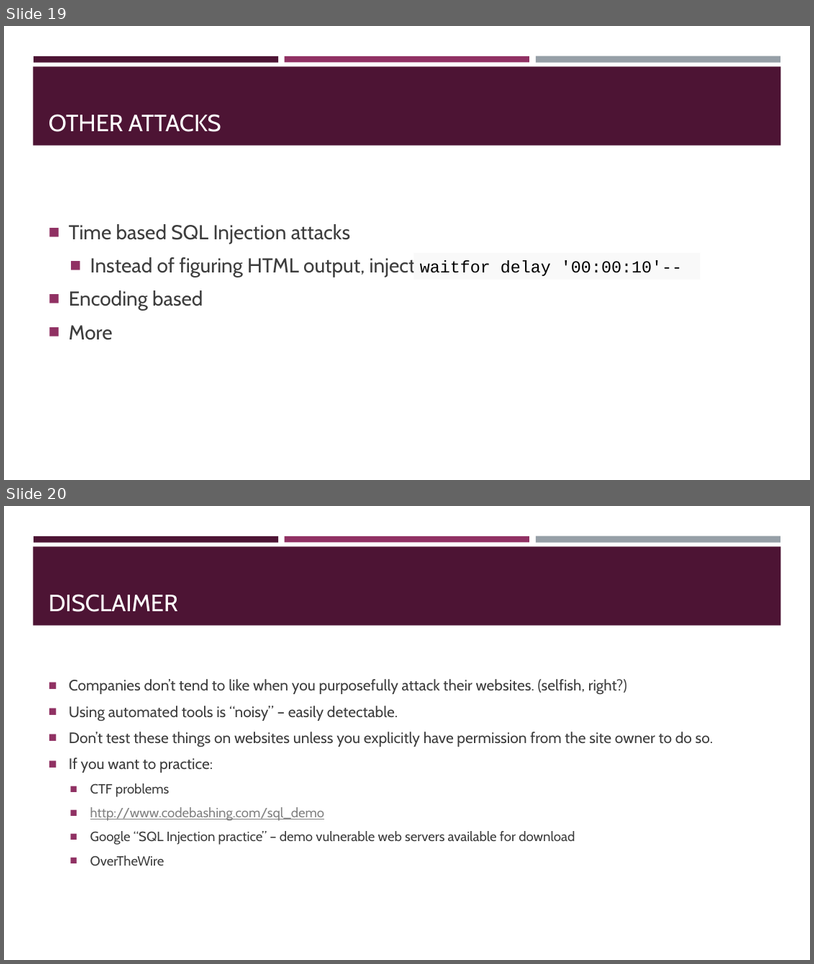
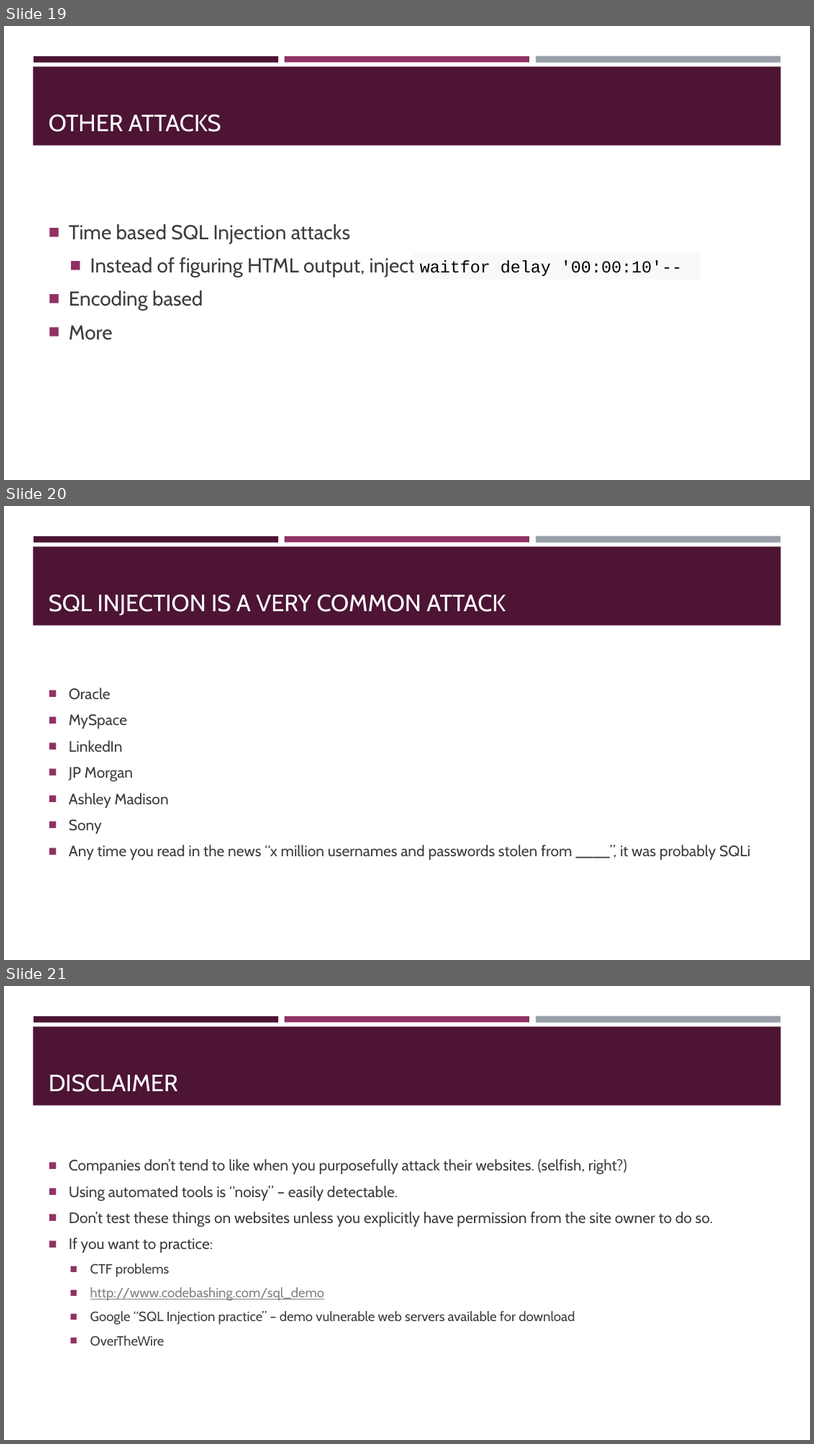
Before and after one commit to sidsenkumar11/sidsenkumar11.github.io, a slide deck: presentations/9-16_GreyHat_SQL_Injection.pptx. Shown one above the other, each under a label of ours: slides 19 and 20 before the commit, slides 19, 20 and 21 after it. The pictures are 814x964 and 814x1444 pixels, drawn with LibreOffice and Linux fonts; fonts in the diff are those of the drawing. Boxes give left, top, right and bottom in pixels: in the first picture for what was removed or moved away, otherwise in the second. Text is boxed around its words. In the diff, an @@ line names an element or a change of style, - is before the commit and + after.

Commit message:
Completed SQL Injection Presentation
Updated Intro Presentation

```diff
--- a/presentations/9-16_GreyHat_SQL_Injection.pptx
+++ b/presentations/9-16_GreyHat_SQL_Injection.pptx
@@ slide 20 added at [4, 506, 810, 960], background #FFFFFF; not listed: 4 template elements that a slide beside it also shows @@
@@ title added at [49, 594, 506, 615], 28 pt, text #FFFFFF @@
+SQL INJECTION IS A VERY COMMON ATTACK
@@ text added at [69, 687, 751, 860], 18 pt, text #3D3D3D @@
+■ Oracle
+■ MySpace
+■ LinkedIn
+■ JP Morgan
+■ Ashley Madison
+■ Sony
+■ Any time you read in the news “x million usernames and passwords stolen from ____”, it was probably SQLi
@@ what was slide 20 is now slide 21 @@
```
Also in this commit, not shown: 6 slides changed.
